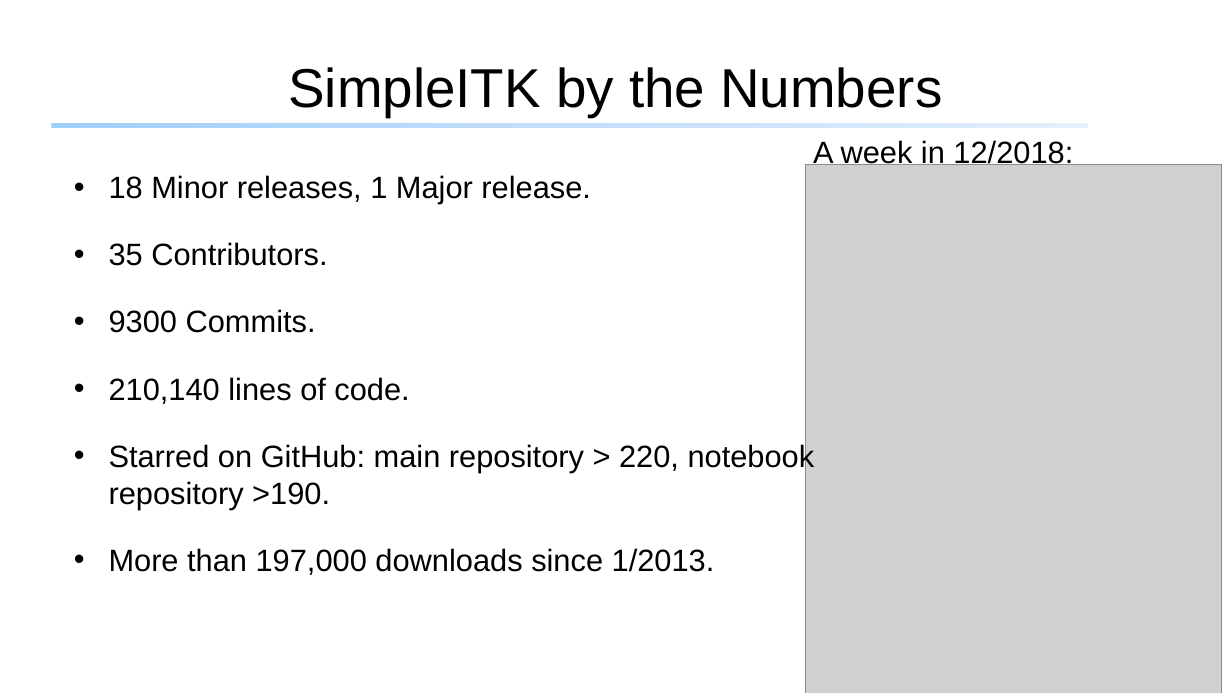
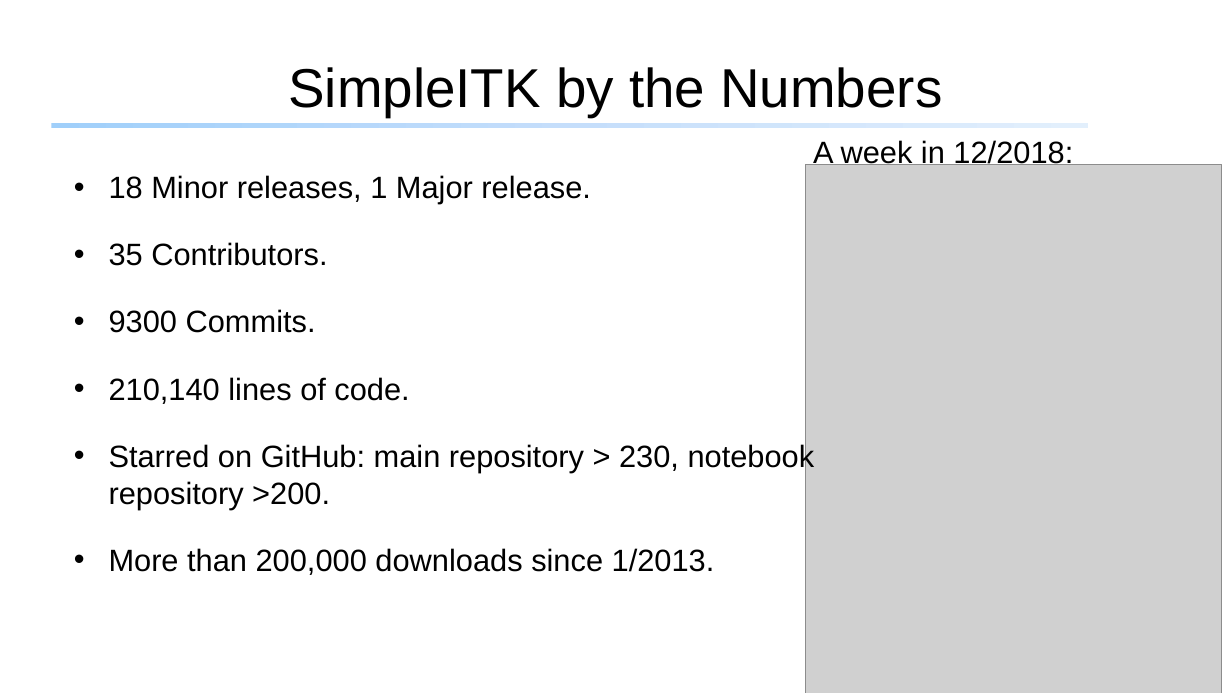
Before and after one commit to SimpleITK/SPIE2019_COURSE, a slide deck: slide 10 of docs/simpleitkHistoricalOverview.pptx. Drawn at 1232x693 pixels with LibreOffice and Linux fonts; fonts in the diff are those of the drawing; grey boxes stand for pictures; background and template pictures are left out. Boxes give left, top, right and bottom in pixels: in the first picture for what was removed or moved away, otherwise in the second. Text is boxed around its words. In the diff, an @@ line names an element or a change of style, - is before the commit and + after.

Commit message:
Final update.
Updated the slides to reflect downloads and location of the VH
workshop. Corrected variable names to reflect the correct setting in
the data augmentation notebook (mean -> median).

```diff
--- a/docs/simpleitkHistoricalOverview.pptx
+++ b/docs/simpleitkHistoricalOverview.pptx
@@ text at <box>109,442,815,575</box>: text changed @@
-• Starred on GitHub: main repository > 220, notebook
-  repository >190.
-• More than 197,000 downloads since 1/2013.
+• Starred on GitHub: main repository > 230, notebook
+  repository >200.
+• More than 200,000 downloads since 1/2013.
```
Also in this commit, not shown: 1 other slide changed, 1 other file.
